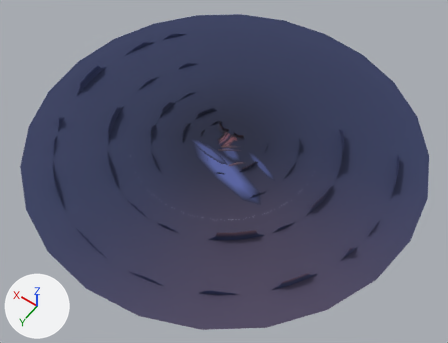
What one commit did to the glTF model public/assets/env/env_backdrop_dusk.glb.
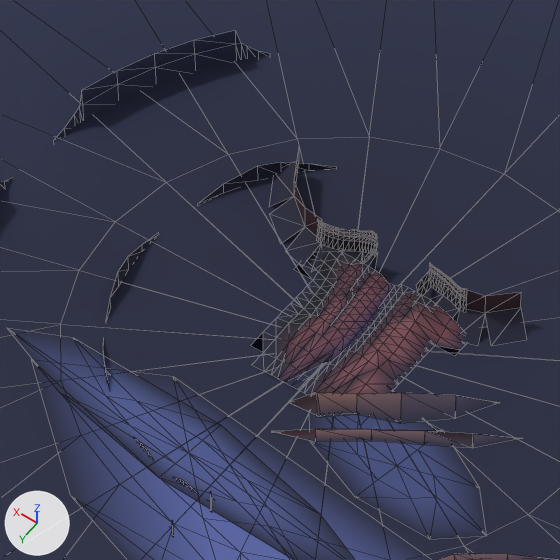
Old and new are each drawn whole from a 50 mm camera at (-1101.0, 1511.0, 2226.0) aimed at (-56.0, 48.0, -73.0) and again close up on the part from 42% to 55% of the width and 31% to 48% of the height. Lighting does not change. The marker at lower left points along +X, +Y and +Z. The last two pictures show the newer version. The close-ups show mesh edges as thin lines. Where no turn or scale is listed for an object, it has been applied to the vertices. Vertices at exactly the same position are counted once.

The first close-up shows 'backdrop_dusk'.
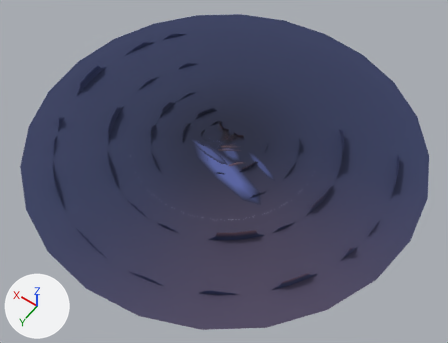
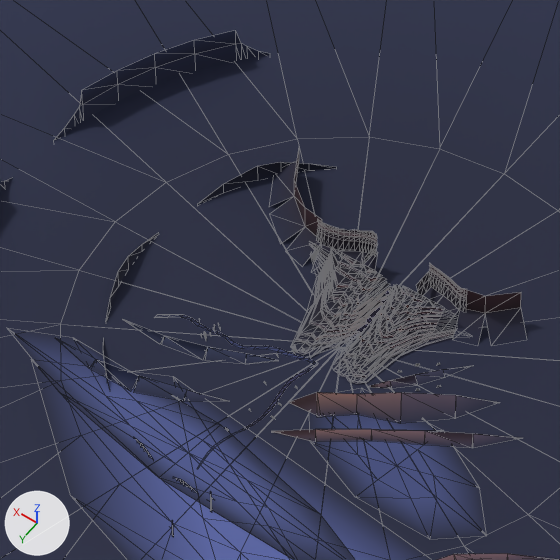
Where the change shows, as pixel boxes [x1, y1, x2, y2] in the close-ups (560 x 560 px):
part 1 of me_me_backdrop_dusk, rebuilt
    before: [250, 252, 467, 395]
    after: [290, 243, 471, 384]
part 2 of me_me_backdrop_dusk, added
    after: [56, 288, 473, 428]

What the commit changed:
me_me_backdrop_dusk is used by ob_backdrop_dusk; location (0.0, 0.0, 0.0).
me_me_backdrop_dusk had 1691 vertices, 1965 faces and spanned x -936.0..964.0, y -1010.0..890.0, z -3.0..58.0.
me_me_backdrop_dusk now has 2716 vertices, 3031 faces and spans x -936.0..964.0, y -1010.0..890.0, z -3.0..58.0.
me_me_backdrop_dusk part 1: the loose piece of 202 vertices spanning x -35.0..63.0, y -100.0..-23.0, z -1.0..12.0 is rebuilt with 847 vertices and now spans x -36.0..63.0, y -100.0..-42.0, z 0.0..12.0.
me_me_backdrop_dusk part 2: 264 vertices added at x -46.0..132.0, y -98.0..46.0, z -1.0..12.0.
Other edits to the shape of me_me_backdrop_dusk do not show in these pictures.
